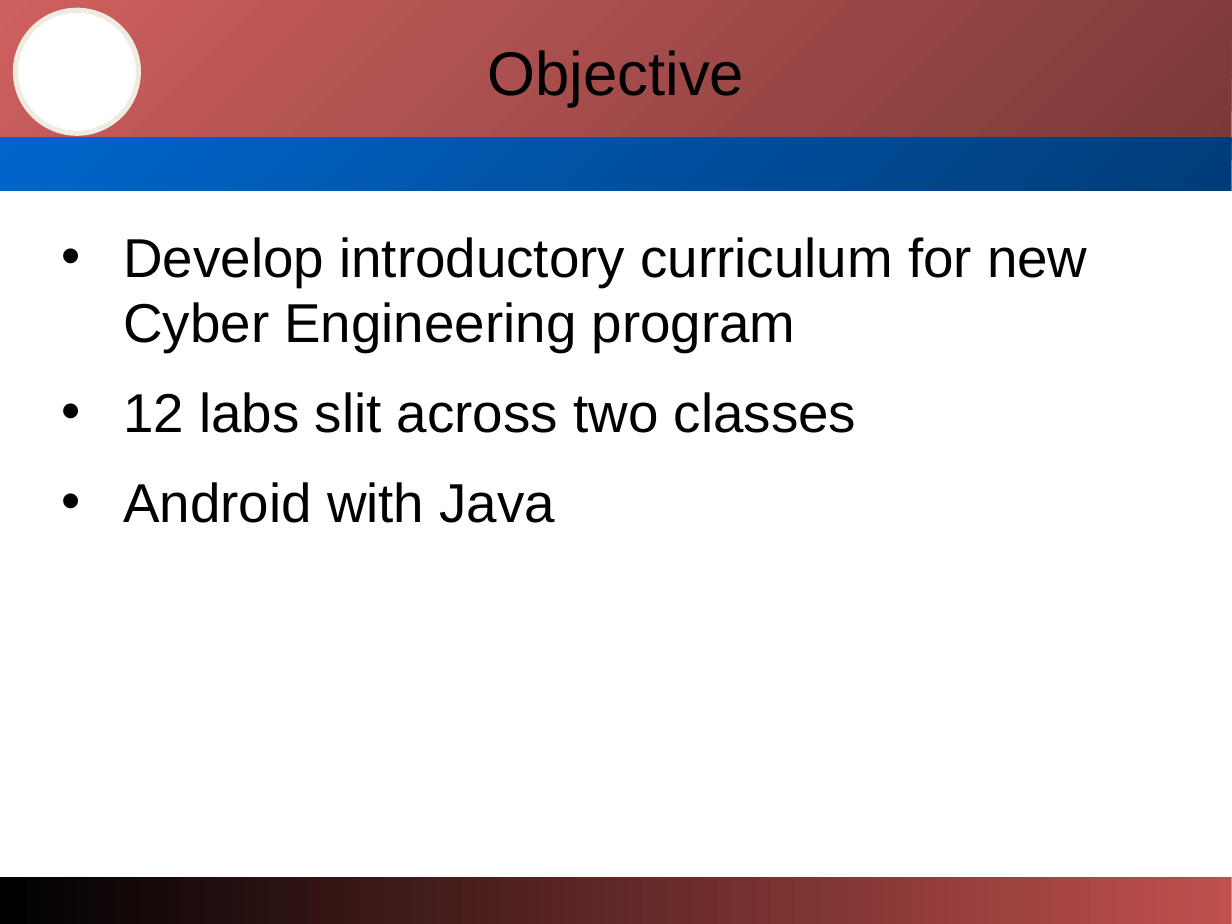
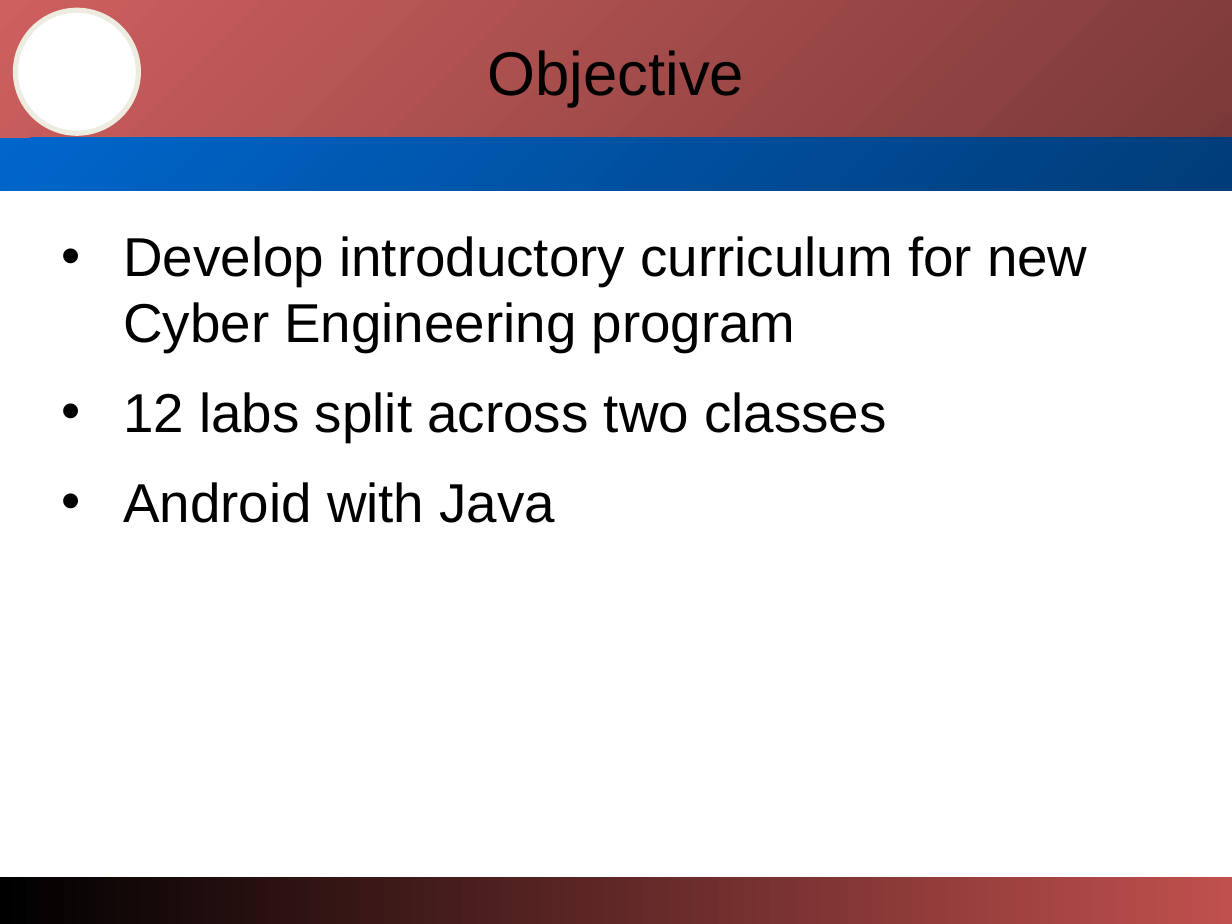
Before and after one commit to abgcsc/Android-Pilot, a slide deck: slide 3 of Documentation/Cyber-PilotPresentation.ppt. Drawn at 1232x924 pixels with LibreOffice and Linux fonts; fonts in the diff are those of the drawing; background and template pictures are left out. Boxes give left, top, right and bottom in pixels: in the first picture for what was removed or moved away, otherwise in the second. Text is boxed around its words. In the diff, an @@ line names an element or a change of style, - is before the commit and + after.

```diff
--- a/Documentation/Cyber-PilotPresentation.ppt
+++ b/Documentation/Cyber-PilotPresentation.ppt
@@ rectangle at bbox=[0, 0, 1232, 143]: fill gradient #7A3938 to #CE605F to gradient #CE605F to #7A3938 @@
@@ rectangle at bbox=[0, 138, 1232, 191]: fill gradient #003C78 to #0066CC to gradient #0066CC to #003C78 @@
@@ subtitle at bbox=[123, 392, 887, 442]: text changed @@
-• 12 labs slit across two classes
+• 12 labs split across two classes
@@ rectangle at bbox=[0, 877, 1232, 924]: fill gradient #C0504D to #000000 to gradient #000000 to #C0504D @@
```
Also in this commit, not shown: 20 other slides changed, 2 slides added, 2 slides removed, 1 other file.
